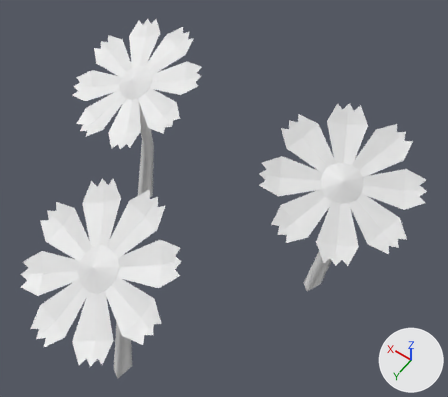
Renders of the OBJ model Assets/Decoratipns/Flowers/CosmosYellow.obj from each side of a commit.
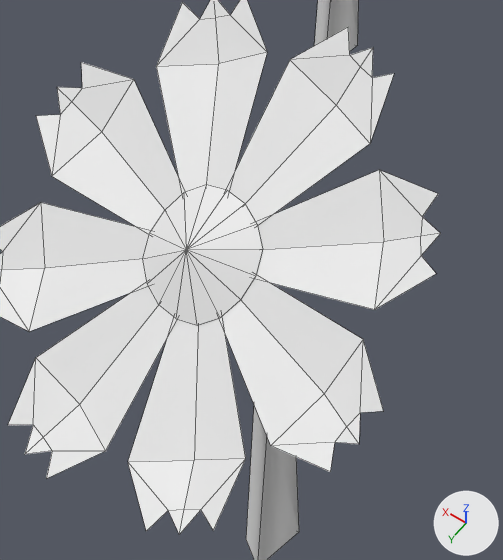
The first picture shows the older version from a 50 mm lens placed at (-0.998, 0.089, 1.353), pointed at (-0.524, -0.575, 0.309). The close-ups show both versions on the part from 6% to 45% of the width and 45% to 95% of the height of that picture; other places that the commit changed are outside them. Arrows for +X, +Y and +Z are at lower right; the lights stay in place. The close-ups show mesh edges as thin lines. Where no turn or scale is listed for an object, it has been applied to the vertices.

The scene before the commit, as lines of its bpy script (objects in view):
```python
me_flower3_plane_007 = bpy.data.meshes.new('flower3_Plane.007')
me_flower3_plane_007.from_pydata(...)  # 113 vertices, 80 faces; spans x -0.653..-0.329, y -0.384..-0.103, z 0.35..0.519
me_flowerstem_001_plane_005 = bpy.data.meshes.new('flowerStem.001_Plane.005')
me_flowerstem_001_plane_005.from_pydata(...)  # 12 vertices, 8 faces; spans x -0.239..-0.187, y -0.695..-0.622, z 0.0..0.418
me_flowerstem_plane_004 = bpy.data.meshes.new('flowerStem_Plane.004')
me_flowerstem_plane_004.from_pydata(...)  # 12 vertices, 8 faces; spans x -0.517..-0.464, y -0.287..-0.214, z 0.0..0.418
ob_flower3_plane_007 = bpy.data.objects.new('flower3_Plane.007', me_flower3_plane_007)
ob_flower3_plane_007.location = (0.0, 0.0, 0.0)
ob_flowerstem_001_plane_005 = bpy.data.objects.new('flowerStem.001_Plane.005', me_flowerstem_001_plane_005)
ob_flowerstem_001_plane_005.location = (0.0, 0.0, 0.0)
ob_flowerstem_plane_004 = bpy.data.objects.new('flowerStem_Plane.004', me_flowerstem_plane_004)
ob_flowerstem_plane_004.location = (0.0, 0.0, 0.0)
```
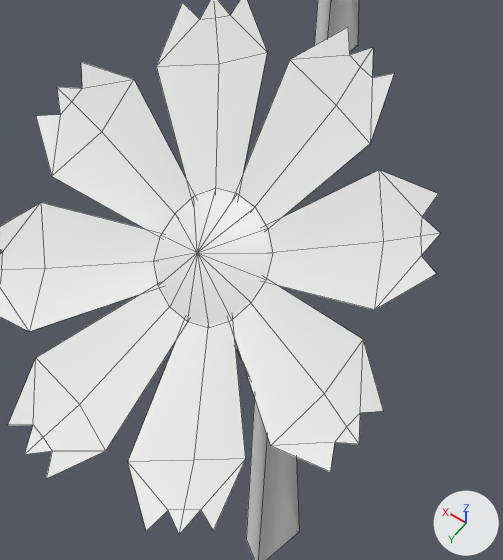
The change in detail:
me_flower3_plane_007 has 113 vertices, 80 faces and spans x -0.653..-0.329, y -0.384..-0.103, z 0.35..0.519.
me_flower3_plane_007 is used by ob_flower3_plane_007; location (0.0, 0.0, 0.0).
me_flower3_plane_007 part 1: the loose piece of 17 vertices spanning x -0.533..-0.45, y -0.281..-0.21, z 0.409..0.451 is rebuilt with 17 vertices and now spans x -0.534..-0.451, y -0.287..-0.216, z 0.4..0.441.
me_flower3_plane_007 part 2: 24 vertices moved from x -0.528..-0.455, y -0.277..-0.214, z 0.412..0.448 to x -0.529..-0.457, y -0.283..-0.22, z 0.403..0.438.

Changed parts and their boxes (x1, y1, x2, y2) in the close-ups (503 x 560 px; the box of a moved part takes in the faces that stretch with it):
part 1 of me_flower3_plane_007, rebuilt
    before: (143, 185, 263, 325)
    after: (155, 190, 271, 326)
part 2 of me_flower3_plane_007, moved or reshaped
    both: (30, 52, 384, 462)
